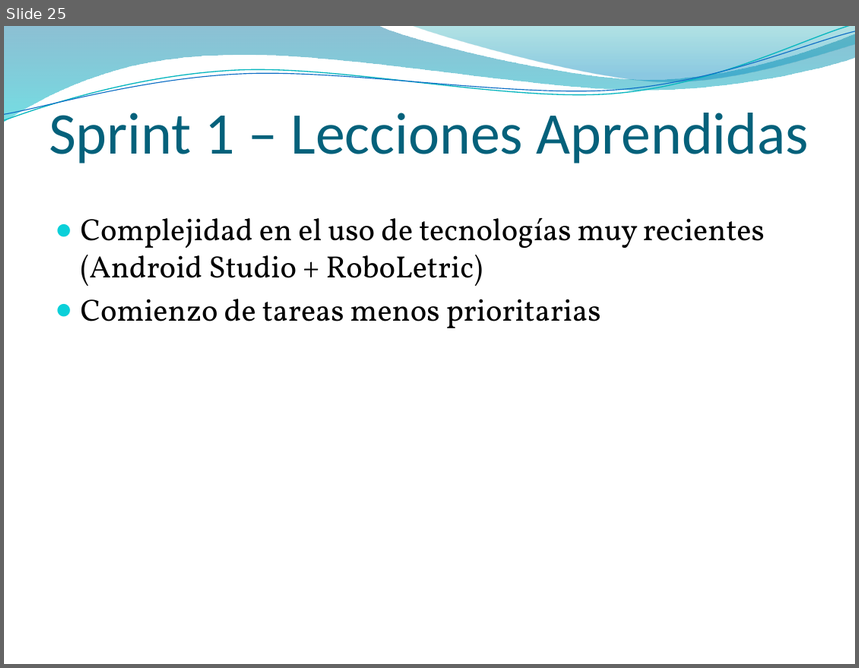
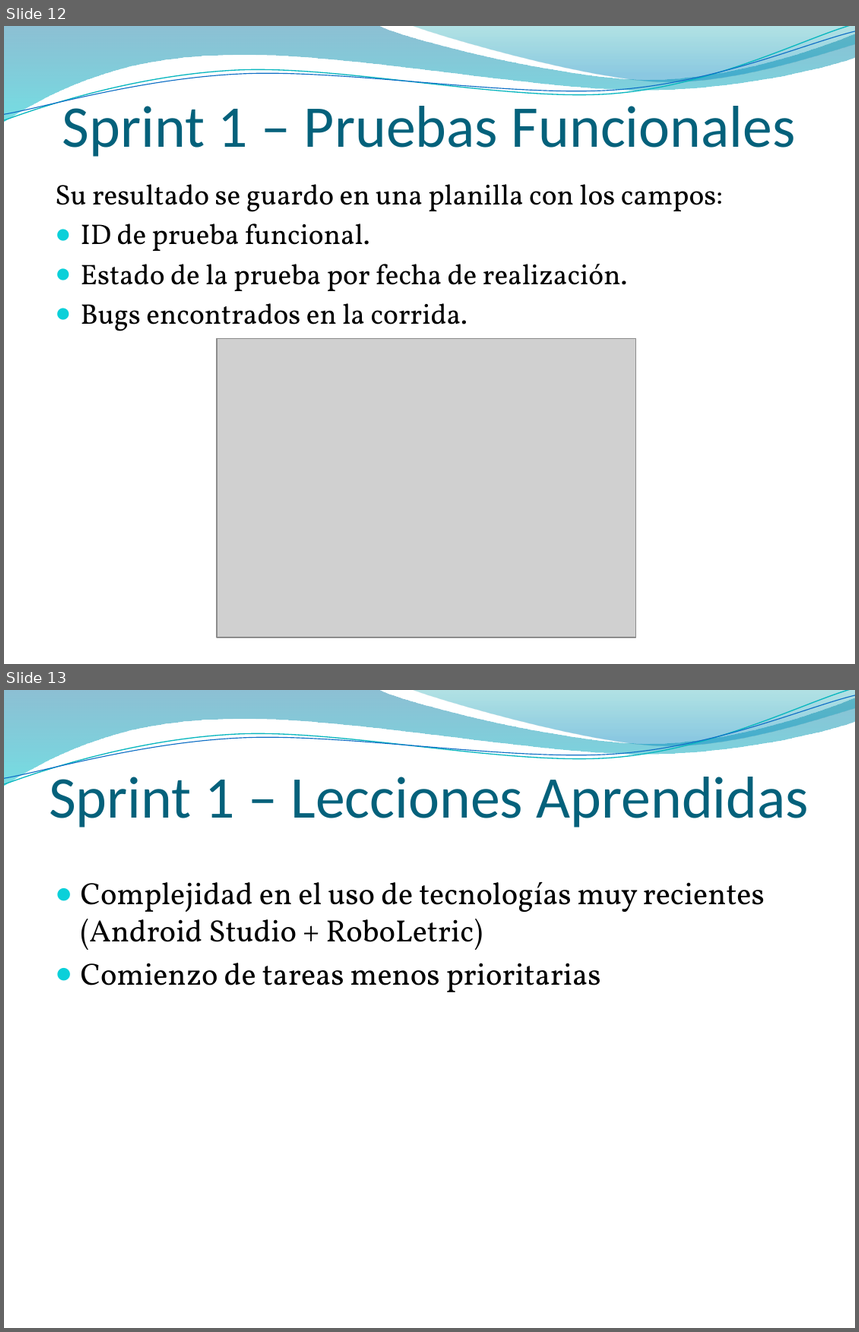
Before and after one commit to dschenkelman/a-malazan-wolvering, a slide deck: docs/Reuniones/Sprint 1 - Formal/Presentacion.pptx. Shown one above the other, each under a label of ours: slide 25 before the commit, slides 12 and 13 after it. The pictures are 859x668 and 859x1332 pixels, drawn with LibreOffice and Linux fonts; fonts in the diff are those of the drawing; grey boxes stand for pictures; background and template pictures are left out. Boxes give left, top, right and bottom in pixels: in the first picture for what was removed or moved away, otherwise in the second. Text is boxed around its words. In the diff, an @@ line names an element or a change of style, - is before the commit and + after.

```diff
--- a/docs/Reuniones/Sprint 1 - Formal/Presentacion.pptx
+++ b/docs/Reuniones/Sprint 1 - Formal/Presentacion.pptx
@@ slide 12 added at box(4, 26, 855, 664), background picture (left out); not listed: 4 template elements that a slide beside it also shows @@
@@ title added at box(63, 97, 796, 157), 50 pt, text #04617B @@
+Sprint 1 – Pruebas Funcionales
@@ text added at box(55, 184, 723, 332), 24.1 pt, text #000000 @@
+Su resultado se guardo en una planilla con los campos:
+● ID de prueba funcional.
+● Estado de la prueba por fecha de realización.
+● Bugs encontrados en la corrida.
@@ picture added at box(217, 338, 636, 638) @@
@@ what was slide 25 is now slide 13 @@
```
Also in this commit, not shown: 1 slide changed, 13 slides removed.
